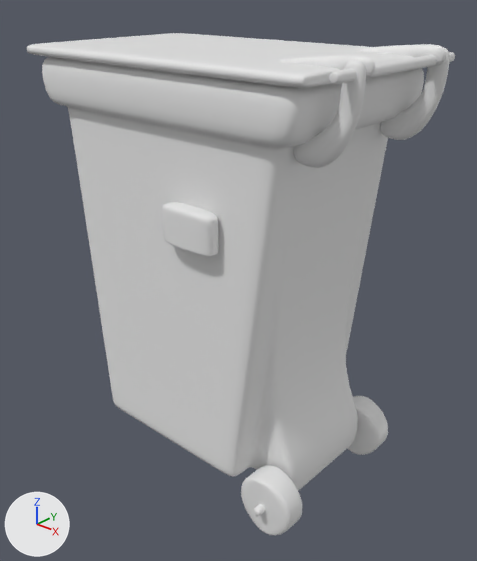
A saved change to the Blender file model/trash/trash.blend.
One viewpoint serves both versions: a 50 mm camera at (4.99, -5.36, 3.17) aimed at (-0.22, 0.48, -0.41). Arrows for +X, +Y and +Z are at lower left; the lights stay in place.
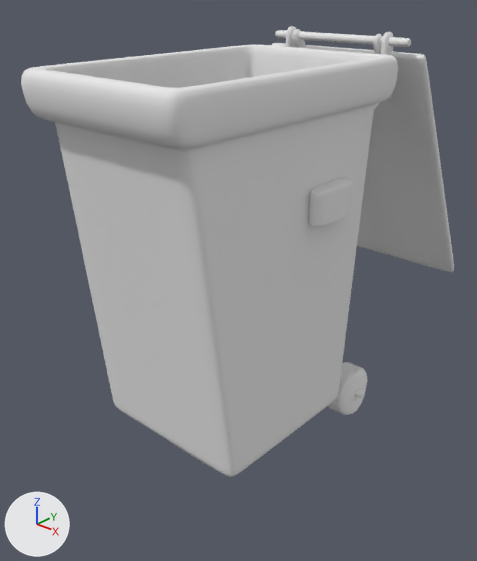
Pixel boxes [x1, y1, x2, y2] of what changed, in the pictures (477 x 561 px):
'Cube.002', moved, turned: before [42, 57, 424, 516]; after [21, 45, 398, 477]
'Cube.003', moved, turned: before [27, 33, 446, 88]; after [272, 29, 454, 272]
'Cylinder', moved, turned: before [294, 47, 455, 168]; after [275, 26, 411, 109]
'Cylinder.002', moved, turned: before [241, 396, 388, 535]; after [328, 362, 367, 415]

Edits to the bpy script that builds the scene:
```text
Change ob_cube_003:
    ob_cube_003.location: (0.0, 0.0, 2.45) -> (0.0, 3.11, 0.65)
    ob_cube_003.rotation_euler: (0.0, 0.0, 0.0) -> (0.0, 4.222, 1.571)  # degrees (0, 0, 0) -> degrees (0, 242, 90)
Change ob_cube_002:
    ob_cube_002.location: (-0.61, 0.0, -2.04) -> (0.0, -0.61, -2.04)
    ob_cube_002.rotation_euler: (0.0, 0.0, 0.0) -> (0.0, 0.0, 1.571)  # degrees (0, 0, 0) -> degrees (0, 0, 90)
Change ob_cylinder_002:
    ob_cylinder_002.location: (1.5, 0.0, -2.08) -> (0.0, 1.5, -2.08)
    ob_cylinder_002.rotation_euler: (1.571, 0.0, 0.0) -> (1.571, 0.0, 1.571)  # degrees (90, 0, 0) -> degrees (90, 0, 90)
Change ob_cylinder:
    ob_cylinder.location: (1.98, -0.03, 1.96) -> (0.03, 1.98, 1.96)
    ob_cylinder.rotation_euler: (1.571, 0.0, 0.0) -> (1.571, 0.0, 1.571)  # degrees (90, 0, 0) -> degrees (90, 0, 90)
```
